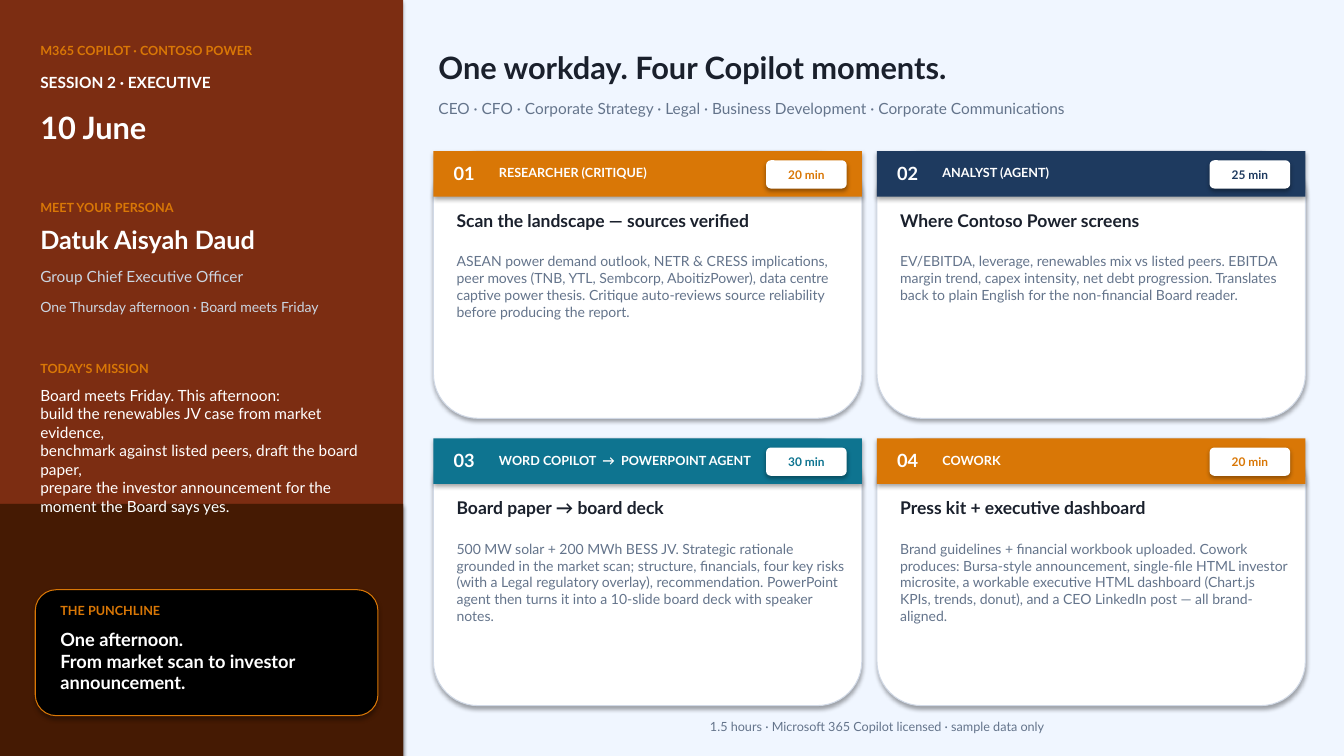
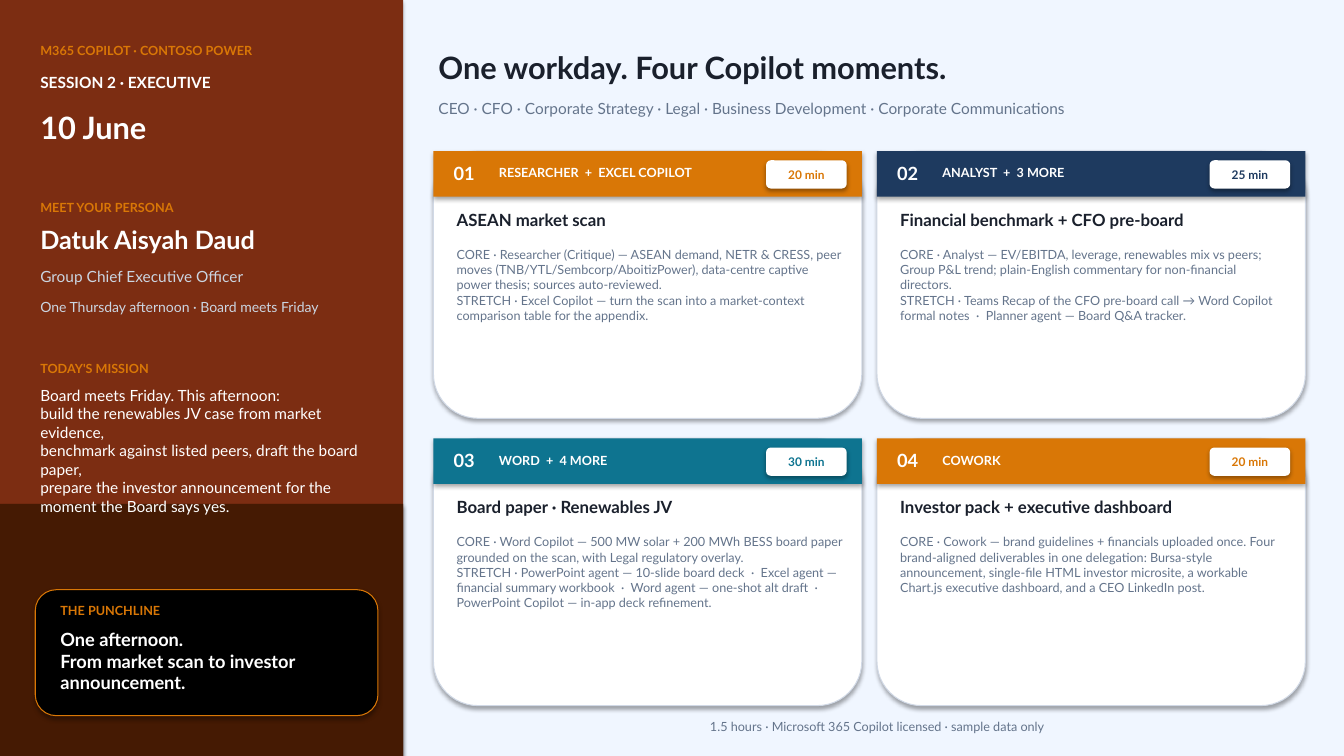
Before and after one commit to steffiyappy/contoso-power-copilot-immersion, a slide deck: slide 1 of Contoso Power Story - 10 June (Executive).pptx. Drawn at 1344x756 pixels with LibreOffice and Linux fonts; fonts in the diff are those of the drawing. Boxes give left, top, right and bottom in pixels: in the first picture for what was removed or moved away, otherwise in the second. Text is boxed around its words. In the diff, an @@ line names an element or a change of style, - is before the commit and + after.

```diff
--- a/Contoso Power Story - 10 June (Executive).pptx
+++ b/Contoso Power Story - 10 June (Executive).pptx
@@ text at <box>499,167,692,177</box>: text changed @@
-RESEARCHER (CRITIQUE)
+RESEARCHER + EXCEL COPILOT
@@ text at <box>942,167,1064,177</box>: text changed @@
-ANALYST (AGENT)
+ANALYST + 3 MORE
@@ text at <box>457,213,605,226</box>: text changed; size 12.5 to 12 pt @@
-Scan the landscape — sources verified
+ASEAN market scan
@@ text at <box>900,213,1184,229</box>: text changed; size 12.5 to 12 pt @@
-Where Contoso Power screens
+Financial benchmark + CFO pre-board
@@ text at <box>457,249,841,322</box>: text changed; size 10 to 9 pt @@
-ASEAN power demand outlook, NETR & CRESS implications, peer moves (TNB, YTL, Sembcorp, AboitizPower), data centre captive power thesis. Critique auto-reviews source reliability before producing the report.
+CORE · Researcher (Critique) — ASEAN demand, NETR & CRESS, peer moves (TNB/YTL/Sembcorp/AboitizPower), data-centre captive power thesis; sources auto-reviewed.
+STRETCH · Excel Copilot — turn the scan into a market-context comparison table for the appendix.
@@ text at <box>900,250,1273,323</box>: text changed; size 10 to 9 pt @@
-EV/EBITDA, leverage, renewables mix vs listed peers. EBITDA margin trend, capex intensity, net debt progression. Translates back to plain English for the non-financial Board reader.
+CORE · Analyst — EV/EBITDA, leverage, renewables mix vs peers; Group P&L trend; plain-English commentary for non-financial directors.
+STRETCH · Teams Recap of the CFO pre-board call → Word Copilot formal notes · Planner agent — Board Q&A tracker.
@@ text at <box>499,455,607,465</box>: text changed @@
-WORD COPILOT → POWERPOINT AGENT
+WORD + 4 MORE
@@ text at <box>457,500,673,516</box>: text changed; size 12.5 to 12 pt @@
-Board paper → board deck
+Board paper · Renewables JV
@@ text at <box>900,500,1172,516</box>: text changed; size 12.5 to 12 pt @@
-Press kit + executive dashboard
+Investor pack + executive dashboard
@@ text at <box>457,536,843,609</box>: text changed; size 10 to 9 pt @@
-500 MW solar + 200 MWh BESS JV. Strategic rationale grounded in the market scan; structure, financials, four key risks (with a Legal regulatory overlay), recommendation. PowerPoint agent then turns it into a 10-slide board deck with speaker notes.
+CORE · Word Copilot — 500 MW solar + 200 MWh BESS board paper grounded on the scan, with Legal regulatory overlay.
+STRETCH · PowerPoint agent — 10-slide board deck · Excel agent — financial summary workbook · Word agent — one-shot alt draft · PowerPoint Copilot — in-app deck refinement.
@@ text at <box>900,536,1275,594</box>: text changed; size 10 to 9 pt @@
-Brand guidelines + financial workbook uploaded. Cowork produces: Bursa-style announcement, single-file HTML investor microsite, a workable executive HTML dashboard (Chart.js KPIs, trends, donut), and a CEO LinkedIn post — all brand-aligned.
+CORE · Cowork — brand guidelines + financials uploaded once. Four brand-aligned deliverables in one delegation: Bursa-style announcement, single-file HTML investor microsite, a workable Chart.js executive dashboard, and a CEO LinkedIn post.
```
Also in this commit, not shown: 5 other files.
